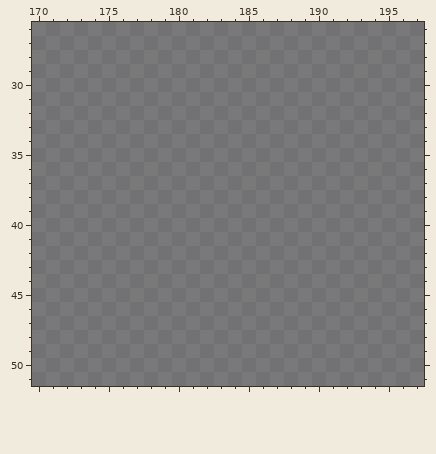
File history of a pixel-art file, Tilesets/TilesetTemplate.aseprite. The first picture shows the starting point.
256x256 pixels, 1 frame. Colours within 5 levels of each other are drawn and written as one. Shown: x 170..197, y 26..51. The commit also changed other parts of the picture, which this record leaves out.
Once edited:
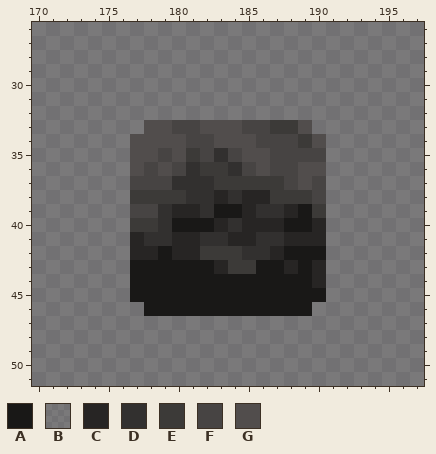
Palette (. is transparent): A #191817  B #27252480  C #272524  D #32302f  E #3c3a38  F #474443  G #514d4c
The edit:
{"where": "layer \"Terrain\""}
{"y":33,"x":178,"old":"BBBBBBBBBBBB","new":"GGFFGGGFFEEG"}
{"y":34,"x":177,"old":"BBBBBBBBBBBBBB","new":"GGGGFFGGGFFFEG"}
{"y":35,"x":177,"old":"BBBBBBBBBBBBBB","new":"GGFGEFDFGGFFFF"}
{"y":36,"x":177,"old":"BBBBBBBBBBBBBB","new":"GFGFDEEDFGFFGG"}
{"y":37,"x":177,"old":"BBBBBBBBBBBBBB","new":"FFFDDDEEEEEFGF"}
{"y":38,"x":177,"old":"BBBBBBBBBBBBBB","new":"EEEEDDCDCCEEEF"}
{"y":39,"x":177,"old":"BBBBBBBBBBBBBB","new":"FFDCCDAACDDCAE"}
{"y":40,"x":177,"old":"BBBBBBBBBBBBBB","new":"EEDAAACDCCCAAC"}
{"y":41,"x":177,"old":"BBBBBBBBBBBBBB","new":"CDDCCDDCCDDCCC"}
{"y":42,"x":177,"old":"BBBBBBBBBBBBBB","new":"CCACCEEEDDCAAA"}
{"y":43,"x":177,"old":"BBBBBBBBBBBBBB","new":"AAAAAACEEAACAC"}
{"y":44,"x":177,"old":"BBBBBBBBBBBBBB","new":"AAAAAAAAAAAAAC"}
{"y":45,"x":177,"old":"BBBBBBBBBBBBBB","new":"AAAAAAAAAAAAAA"}
{"y":46,"x":178,"old":"BBBBBBBBBBBB","new":"AAAAAAAAAAAA"}
{"label":"changed","picture_box":[130,120,326,316]}
